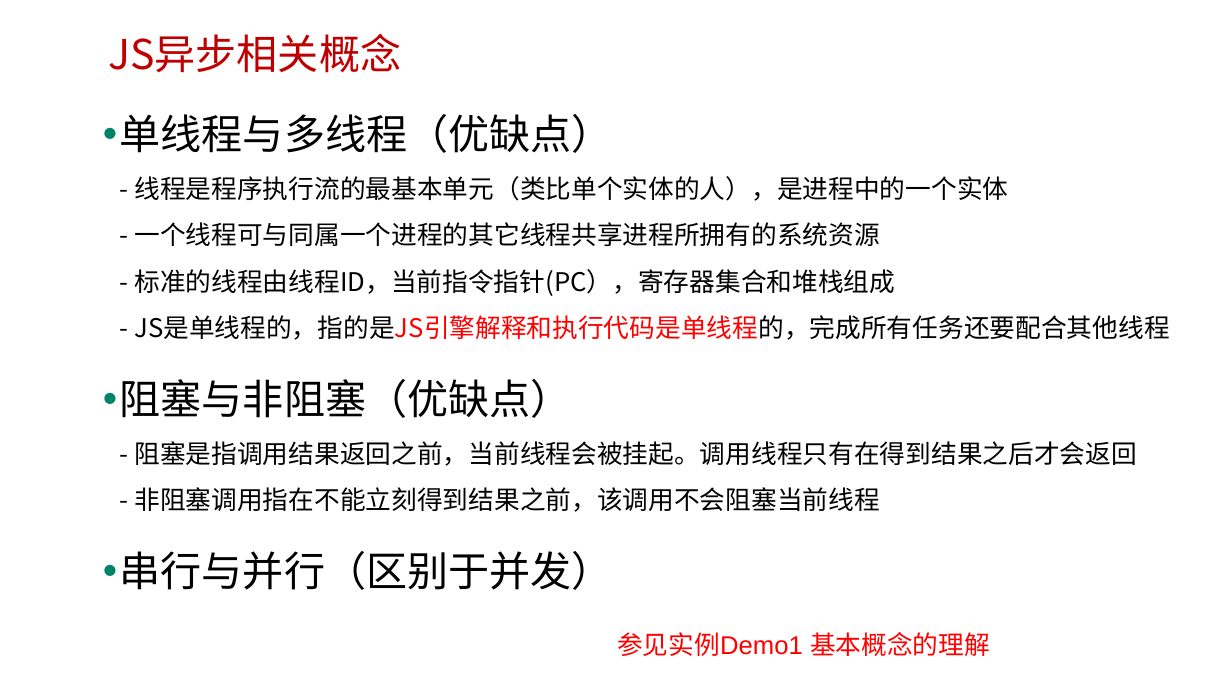
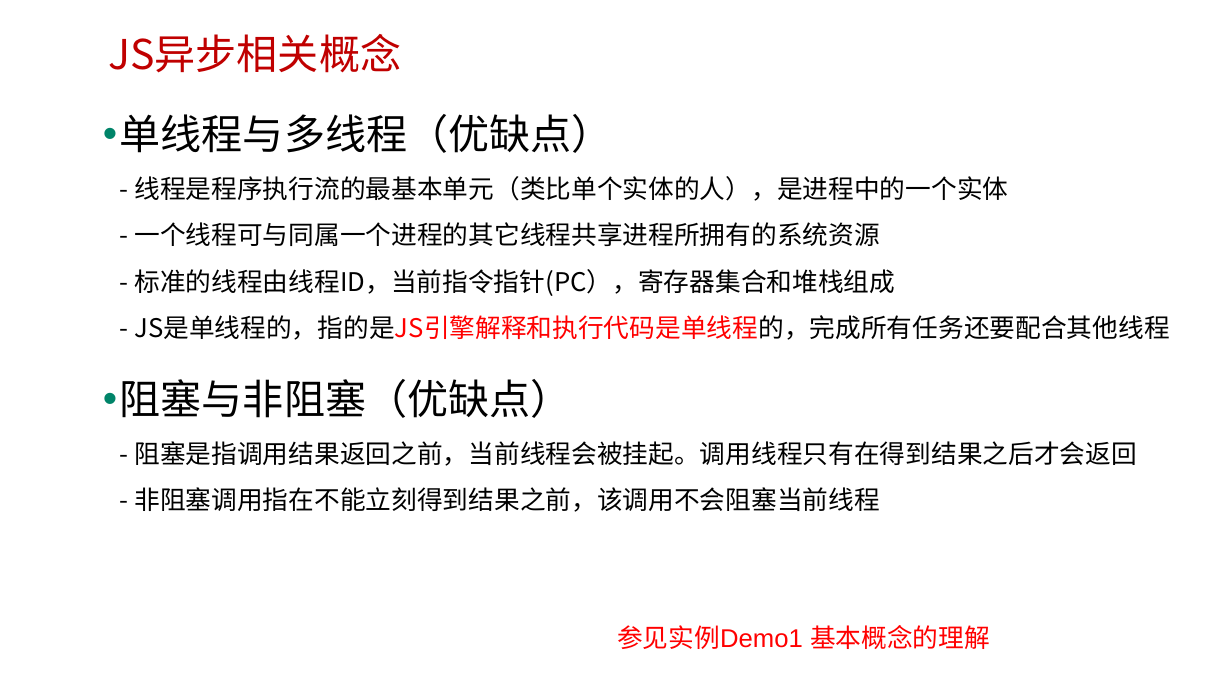
Before and after one commit to edu2act/course-javascript-advanced, a slide deck: slide 3 of 课程PPT/26.JS异步与网络数据交互.pptx. Drawn at 1232x693 pixels with LibreOffice and Linux fonts; fonts in the diff are those of the drawing; background and template pictures are left out. Boxes give left, top, right and bottom in pixels: in the first picture for what was removed or moved away, otherwise in the second. Text is boxed around its words. In the diff, an @@ line names an element or a change of style, - is before the commit and + after.

```diff
--- a/课程PPT/26.JS异步与网络数据交互.pptx
+++ b/课程PPT/26.JS异步与网络数据交互.pptx
@@ text at (x1=120, y1=551, x2=613, y2=590): paragraph removed @@
-• 串行与并行（区别于并发）
@@ text "参见实例Demo1 基本概念的理解" moved from (x1=617, y1=632, x2=990, y2=656) to (x1=617, y1=625, x2=990, y2=649) @@
```
Also in this commit, not shown: 1 other slide changed, 9 other files.
